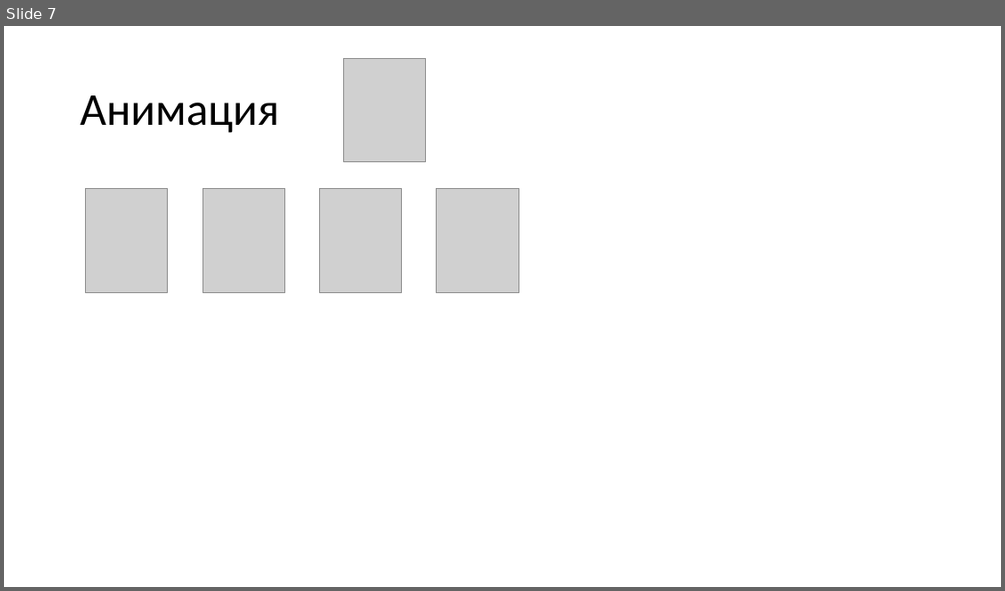
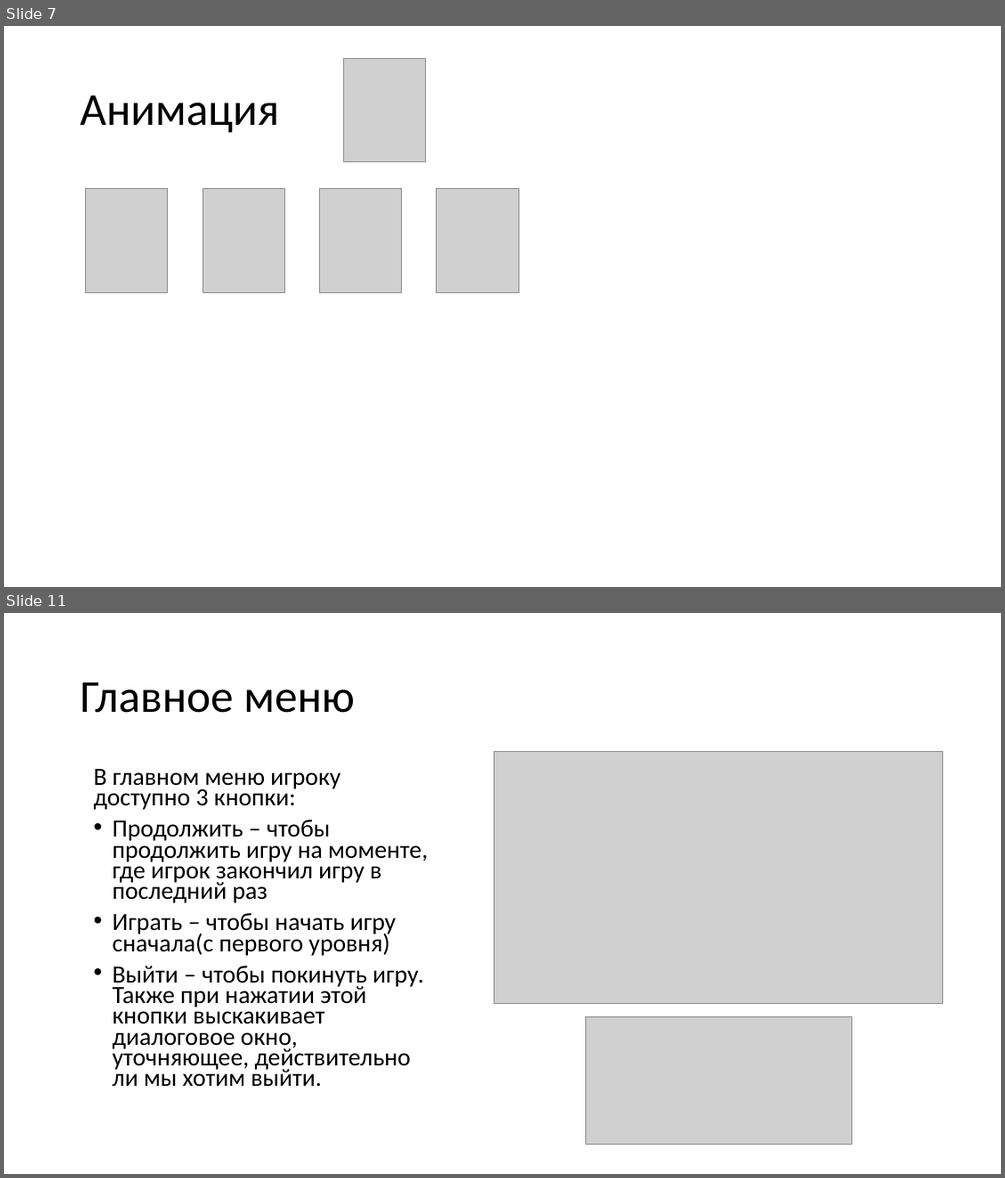
Before and after one commit to Scheise45/projeckt_2, a slide deck: документы/проект2.pptx. Shown one above the other, each under a label of ours: slide 7 before the commit, slides 7 and 11 after it; the slides between them are not shown. The pictures are 1005x591 and 1005x1178 pixels, drawn with LibreOffice and Linux fonts; fonts in the diff are those of the drawing; grey boxes stand for pictures. Boxes give left, top, right and bottom in pixels: in the first picture for what was removed or moved away, otherwise in the second. Text is boxed around its words. In the diff, an @@ line names an element or a change of style, - is before the commit and + after.

```diff
--- a/документы/проект2.pptx
+++ b/документы/проект2.pptx
@@ slide 11 added at [4,613,1001,1174], background #FFFFFF @@
@@ title added at [80,682,355,713], 44 pt, text #000000 @@
+Главное меню
@@ text added at [94,769,428,1086], 23.8 pt, text #000000 @@
+В главном меню игроку доступно 3 кнопки:
+• Продолжить – чтобы продолжить игру на моменте, где игрок закончил игру в последний раз
+• Играть – чтобы начать игру сначала(с первого уровня)
+• Выйти – чтобы покинуть игру. Также при нажатии этой кнопки выскакивает диалоговое окно, уточняющее, действительно ли мы хотим выйти.
@@ picture added at [494,751,942,1004] @@
@@ picture added at [585,1016,851,1144] @@
```
Also in this commit, not shown: 7 slides changed, 3 other slides added, 1 slide removed, 7 other files.
